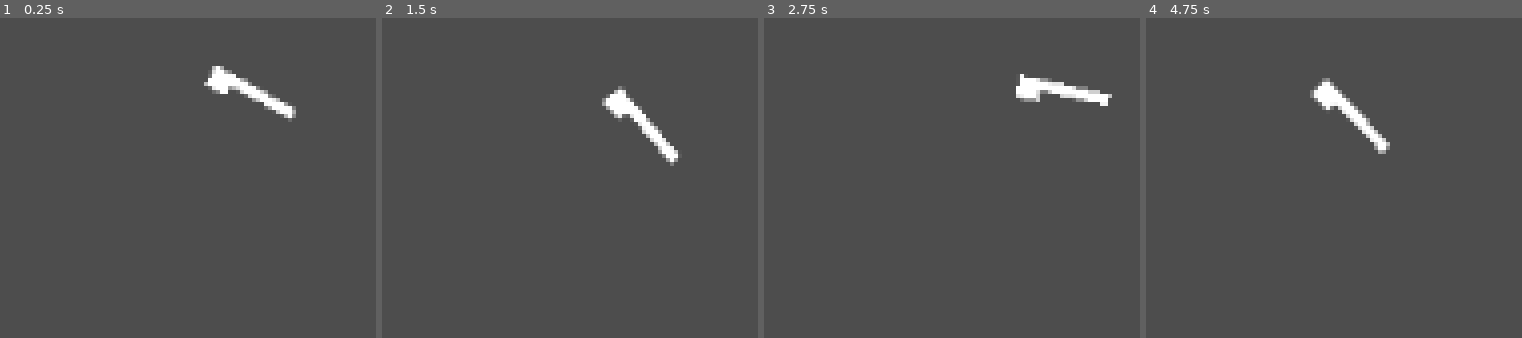
Above: before the commit, frames 1-4 (left to right).
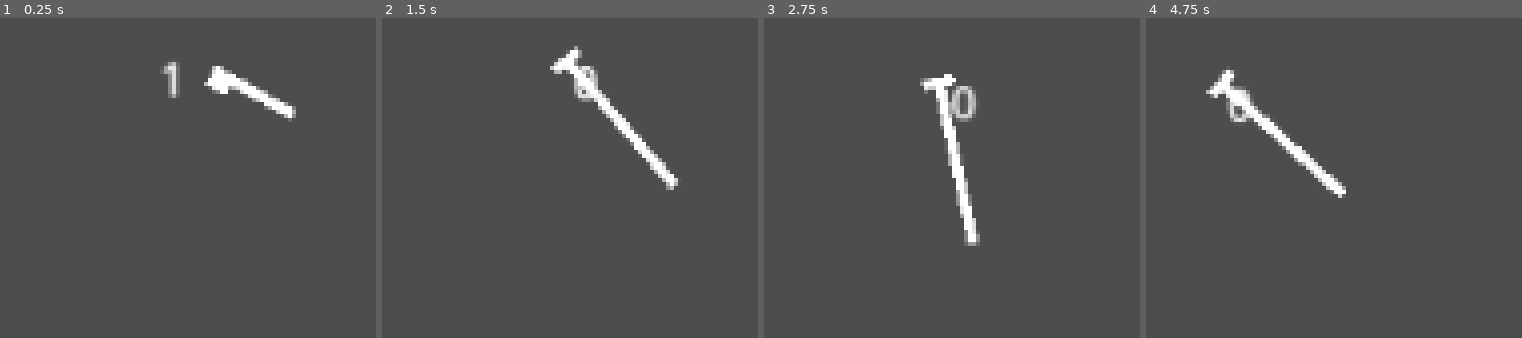
Above: after the commit, the same moments.

Repository: rundoom/Full-Market
Game: Godot game, scene res://test/playground.tscn
Two runs of this game, one before a commit and one after it. Both use one fixed random seed, a clock stepped at 60 frames per second and the inputs below.
Inputs (mouse positions are in pixels of both pictures, inside the frame that each line leads up to):
- Up to frame 1 (0.25 s): no input
- Up to frame 2 (1.5 s): move the mouse to (outside the picture) at 0.52 s; tap A (a) at 0.6 s; tap D (d) at 0.8, 1.35 s; tap Enter at 1.25 s; move the mouse to (outside the picture) at 1.27 s
- Up to frame 3 (2.75 s): click (outside the picture) at 1.55 s; move the mouse to (outside the picture) at 2.02 s; press the mouse at (outside the picture) at 2.03 s; tap S (s) at 2.3 s
- Up to frame 4 (4.75 s): tap Space at 2.75, 4.25 s; move the mouse to (outside the picture) at 2.77 s; release the mouse at (outside the picture) at 2.78 s; tap S (s) at 2.85 s; tap W (w) at 3.05, 3.6 s; tap Enter at 3.5 s; move the mouse to (outside the picture) at 3.52 s; tap A (a) at 3.8, 4.35 s; move the mouse to (outside the picture) at 4.27 s; tap D (d) at 4.55 s

The runs differ from the first frame. In frame 1, 0.4% of the frame differs, in the area x 43-48%, y 13-25%; in frame 2, 3.4%; in frame 3, 3.8%, in the area x 41-93%, y 17-72%; in frame 4, 3.7%.

Commit message:
Basic melee

Diff:
--- a/hero/hero.gd
+++ b/hero/hero.gd
@@ -2,6 +2,9 @@
 
 
 const SPEED = 300.0
+
+enum AttackType {MELEE, RANGED}
+var current_attack_type := AttackType.RANGED
 
 
 func _physics_process(delta: float) -> void:
@@ -10,4 +13,21 @@
 
 	velocity = Vector2(direction_x, direction_y).normalized() * SPEED
 
+	var mouse_pos := get_global_mouse_position()
+	$RayCast2D.global_rotation = global_position.direction_to(mouse_pos).angle()
+
+	current_attack_type = AttackType.MELEE if $RayCast2D.is_colliding() else AttackType.RANGED
+	if current_attack_type == AttackType.MELEE:
+		$Ranged.visible = false
+		$Ranged.set_physics_process(false)
+		$Melee.visible = true
+		$Melee.set_physics_process(true)
+	elif current_attack_type == AttackType.RANGED:
+		$Ranged.visible = true
+		$Ranged.set_physics_process(true)
+		$Melee.visible = false
+		$Melee.set_physics_process(false)
+
+	$Label.text = str(current_attack_type)
+
 	move_and_slide()
--- a/hero/hero.tscn
+++ b/hero/hero.tscn
@@ -1,6 +1,7 @@
-[gd_scene load_steps=4 format=3 uid="uid://cdw4uncpvcxf8"]
+[gd_scene load_steps=5 format=3 uid="uid://cdw4uncpvcxf8"]
 
 [ext_resource type="Script" path="res://hero/hero.gd" id="1_nn66o"]
+[ext_resource type="PackedScene" uid="uid://m0py817i1pv0" path="res://weapon/basic_melee.tscn" id="2_0o263"]
 [ext_resource type="PackedScene" uid="uid://ddw5lbt5xk0xg" path="res://weapon/basic_ranged.tscn" id="2_3c3j3"]
 
 [sub_resource type="CircleShape2D" id="CircleShape2D_xwrk1"]
@@ -13,4 +14,13 @@
 [node name="CollisionShape2D" type="CollisionShape2D" parent="."]
 shape = SubResource("CircleShape2D_xwrk1")
 
-[node name="BasicRanged" parent="." instance=ExtResource("2_3c3j3")]
+[node name="Ranged" parent="." instance=ExtResource("2_3c3j3")]
+
+[node name="Melee" parent="." instance=ExtResource("2_0o263")]
+
+[node name="RayCast2D" type="RayCast2D" parent="."]
+target_position = Vector2(108, 0)
+
+[node name="Label" type="Label" parent="."]
+offset_right = 40.0
+offset_bottom = 23.0
--- a/project.godot
+++ b/project.godot
@@ -13,6 +13,11 @@
 config/name="Full Market"
 run/main_scene="res://test/playground.tscn"
 config/features=PackedStringArray("4.0", "Mobile")
+
+[debug]
+
+gdscript/warnings/unused_parameter=0
+gdscript/warnings/return_value_discarded=0
 
 [editor]
 
--- /dev/null
+++ b/weapon/basic_melee.gd
@@ -0,0 +1,16 @@
+extends Area2D
+
+
+func _on_body_entered(body: Node2D) -> void:
+	if "current_hp" in body:
+		body.current_hp -= 1
+
+
+func _physics_process(delta: float) -> void:
+	if !$SwingAnimation.is_playing():
+		var mouse_pos := get_global_mouse_position()
+		global_rotation = global_position.direction_to(mouse_pos).angle()
+		scale.y = 1 if cos(rotation) > 0 else -1
+
+	if Input.is_action_pressed("mouse_left") and !$SwingAnimation.is_playing():
+		$SwingAnimation.play("swing")
--- /dev/null
+++ b/weapon/basic_melee.tscn
@@ -0,0 +1,150 @@
+[gd_scene load_steps=6 format=3 uid="uid://m0py817i1pv0"]
+
+[ext_resource type="Script" path="res://weapon/basic_melee.gd" id="1_2bg0i"]
+
+[sub_resource type="RectangleShape2D" id="RectangleShape2D_rt015"]
+size = Vector2(63, 4)
+
+[sub_resource type="Animation" id="Animation_cfdvr"]
+resource_name = "swing"
+length = 2.0
+tracks/0/type = "value"
+tracks/0/imported = false
+tracks/0/enabled = true
+tracks/0/path = NodePath("Polygon2D:position")
+tracks/0/interp = 1
+tracks/0/loop_wrap = true
+tracks/0/keys = {
+"times": PackedFloat32Array(0, 0.8, 1.4, 2),
+"transitions": PackedFloat32Array(1, 1, 1, 1),
+"update": 0,
+"values": [Vector2(-2.81312, 3.55569), Vector2(-2.81312, 3.55569), Vector2(-2.81312, 3.55569), Vector2(-2.81312, 3.55569)]
+}
+tracks/1/type = "value"
+tracks/1/imported = false
+tracks/1/enabled = true
+tracks/1/path = NodePath("Polygon2D:rotation")
+tracks/1/interp = 1
+tracks/1/loop_wrap = true
+tracks/1/keys = {
+"times": PackedFloat32Array(0, 0.8, 1.4, 2),
+"transitions": PackedFloat32Array(1, 1, 1, 1),
+"update": 0,
+"values": [0.0, -0.261799, 1.0472, 0.0]
+}
+tracks/2/type = "value"
+tracks/2/imported = false
+tracks/2/enabled = true
+tracks/2/path = NodePath("CollisionShape2D:position")
+tracks/2/interp = 1
+tracks/2/loop_wrap = true
+tracks/2/keys = {
+"times": PackedFloat32Array(0, 0.8, 1.4, 2),
+"transitions": PackedFloat32Array(1, 1, 1, 1),
+"update": 0,
+"values": [Vector2(30.5, 4), Vector2(30, -4), Vector2(14, 34), Vector2(30.5, 4)]
+}
+tracks/3/type = "value"
+tracks/3/imported = false
+tracks/3/enabled = true
+tracks/3/path = NodePath("CollisionShape2D:rotation")
+tracks/3/interp = 1
+tracks/3/loop_wrap = true
+tracks/3/keys = {
+"times": PackedFloat32Array(0, 0.8, 1.4, 2),
+"transitions": PackedFloat32Array(1, 1, 1, 1),
+"update": 0,
+"values": [0.0, -0.261799, 1.0472, 0.0]
+}
+tracks/4/type = "value"
+tracks/4/imported = false
+tracks/4/enabled = true
+tracks/4/path = NodePath("CollisionShape2D:disabled")
+tracks/4/interp = 1
+tracks/4/loop_wrap = true
+tracks/4/keys = {
+"times": PackedFloat32Array(0, 0.8, 1.4),
+"transitions": PackedFloat32Array(1, 1, 1),
+"update": 1,
+"values": [true, false, true]
+}
+
+[sub_resource type="Animation" id="Animation_ehsb6"]
+length = 0.001
+tracks/0/type = "value"
+tracks/0/imported = false
+tracks/0/enabled = true
+tracks/0/path = NodePath("Polygon2D:position")
+tracks/0/interp = 1
+tracks/0/loop_wrap = true
+tracks/0/keys = {
+"times": PackedFloat32Array(0),
+"transitions": PackedFloat32Array(1),
+"update": 0,
+"values": [Vector2(-2.81312, 3.55569)]
+}
+tracks/1/type = "value"
+tracks/1/imported = false
+tracks/1/enabled = true
+tracks/1/path = NodePath("Polygon2D:rotation")
+tracks/1/interp = 1
+tracks/1/loop_wrap = true
+tracks/1/keys = {
+"times": PackedFloat32Array(0),
+"transitions": PackedFloat32Array(1),
+"update": 0,
+"values": [0.0]
+}
+tracks/2/type = "value"
+tracks/2/imported = false
+tracks/2/enabled = true
+tracks/2/path = NodePath("CollisionShape2D:position")
+tracks/2/interp = 1
+tracks/2/loop_wrap = true
+tracks/2/keys = {
+"times": PackedFloat32Array(0),
+"transitions": PackedFloat32Array(1),
+"update": 0,
+"values": [Vector2(30.5, 4)]
+}
+tracks/3/type = "value"
+tracks/3/imported = false
+tracks/3/enabled = true
+tracks/3/path = NodePath("CollisionShape2D:rotation")
+tracks/3/interp = 1
+tracks/3/loop_wrap = true
+tracks/3/keys = {
+"times": PackedFloat32Array(0),
+"transitions": PackedFloat32Array(1),
+"update": 0,
+"values": [0.0]
+}
+
+[sub_resource type="AnimationLibrary" id="AnimationLibrary_vo6ms"]
+_data = {
+"RESET": SubResource("Animation_ehsb6"),
+"swing": SubResource("Animation_cfdvr")
+}
+
+[node name="BasicMelee" type="Area2D"]
+script = ExtResource("1_2bg0i")
+
+[node name="Polygon2D" type="Polygon2D" parent="."]
+position = Vector2(-2.81312, 3.55569)
+scale = Vector2(3.60613, 3.76239)
+offset = Vector2(6, 2)
+polygon = PackedVector2Array(-4.30429, -2.28718, 11.6957, -2.28718, 11.6957, -1.28718, -4.30429, -1.28718, -4.30429, -0.287178, -5.30429, -0.287178, -5.30429, -3.28718, -4.30429, -3.28718)
+
+[node name="CollisionShape2D" type="CollisionShape2D" parent="."]
+position = Vector2(30.5, 4)
+shape = SubResource("RectangleShape2D_rt015")
+disabled = true
+
+[node name="SwingAnimation" type="AnimationPlayer" parent="."]
+playback_process_mode = 0
+playback_speed = 5.0
+libraries = {
+"": SubResource("AnimationLibrary_vo6ms")
+}
+
+[connection signal="body_entered" from="." to="." method="_on_body_entered"]
--- a/weapon/basic_ranged.gd
+++ b/weapon/basic_ranged.gd
@@ -7,9 +7,8 @@
 
 func _physics_process(delta: float) -> void:
 	var mouse_pos := get_global_mouse_position()
-	var rotated_right := cos(rotation) > 0
 	global_rotation = global_position.direction_to(mouse_pos).angle()
-	scale.y = 1 if rotated_right else -1
+	scale.y = 1 if cos(rotation) > 0 else -1
 
 	if Input.is_action_pressed("mouse_left") and shoot_cooldown.is_stopped():
 		var bullet := Bullet.instantiate()
--- a/weapon/bullet.gd
+++ b/weapon/bullet.gd
@@ -8,5 +8,5 @@
 	var collision = move_and_collide(Vector2.RIGHT.rotated(rotation) * delta * speed)
 	if collision != null:
 		queue_free()
-		if collision.get_collider().current_hp:
+		if "current_hp" in collision.get_collider():
 			collision.get_collider().current_hp -= 1
--- a/zombie/zombie.gd
+++ b/zombie/zombie.gd
@@ -7,6 +7,9 @@
 var current_hp := 4:
 	set(value):
 		current_hp = value
+		var tween := create_tween()
+		tween.tween_property(self, "modulate", Color.RED, 0.2)
+		tween.tween_property(self, "modulate", Color.WHITE, 0.2)
 		if value <= 0: queue_free()
 
 func _physics_process(delta: float) -> void:
